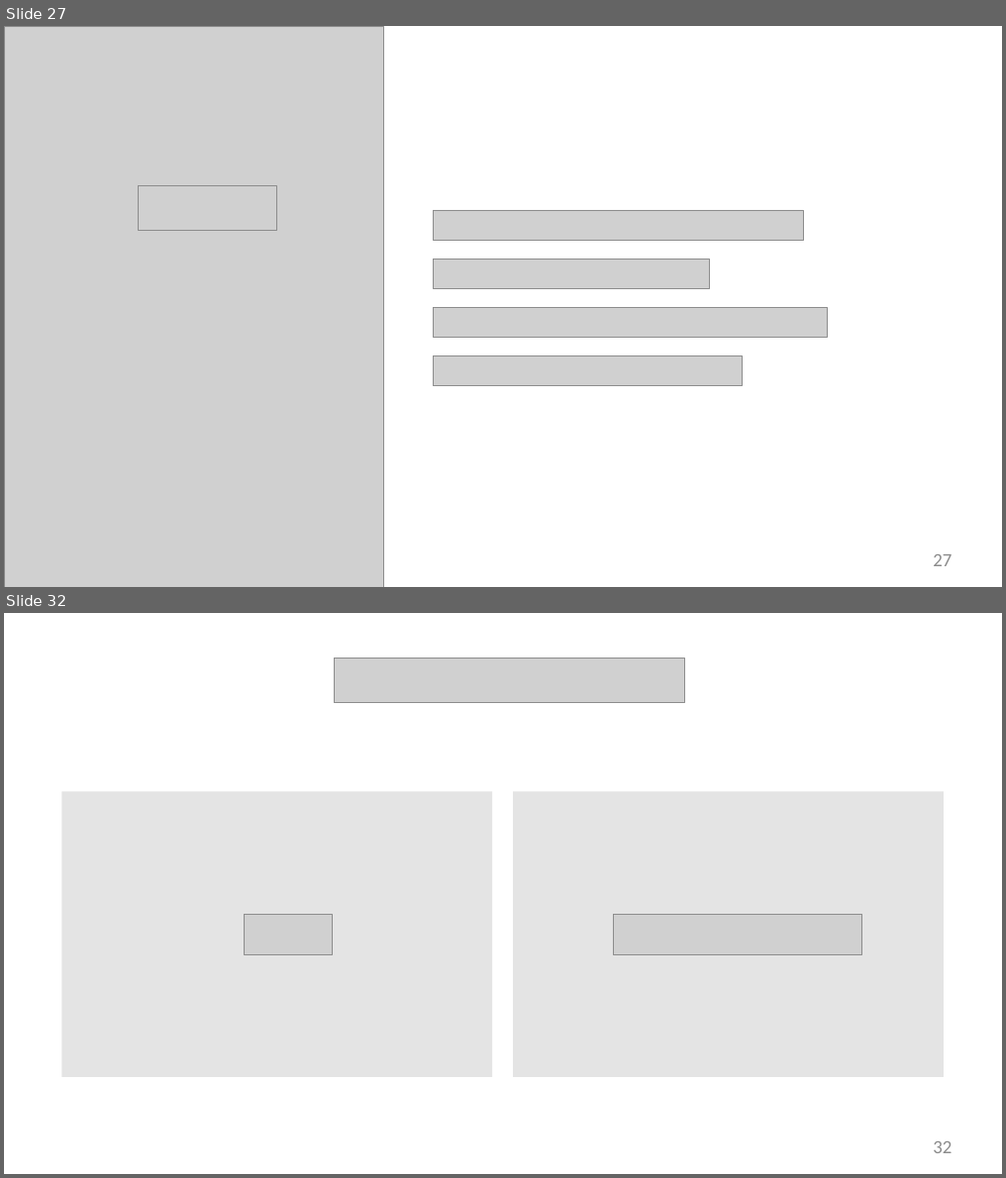
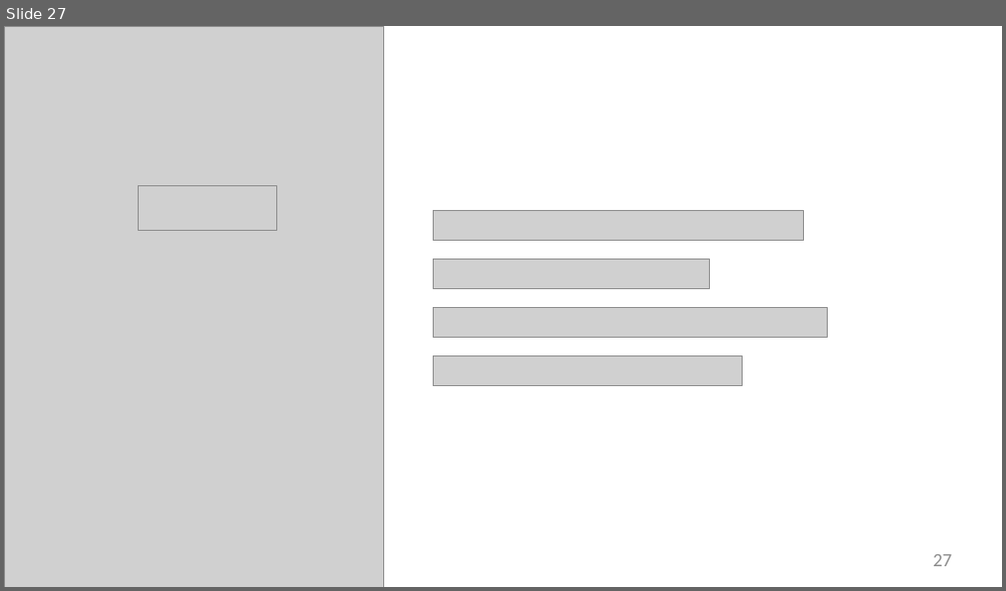
Before and after one commit to StevenJoseph19/Cloud-Computing, a slide deck: Day 5/Slides/3. Backing Up Volumes/backing-up-volumes-slides.pptx. Shown one above the other, each under a label of ours: slides 27 and 32 before the commit, slide 27 after it; the slides between them are not shown. The pictures are 1006x1178 and 1006x591 pixels, drawn with LibreOffice and Linux fonts; fonts in the diff are those of the drawing; grey boxes stand for pictures; background and template pictures are left out. Boxes give left, top, right and bottom in pixels: in the first picture for what was removed or moved away, otherwise in the second. Text is boxed around its words. In the diff, an @@ line names an element or a change of style, - is before the commit and + after.

```diff
--- a/Day 5/Slides/3. Backing Up Volumes/backing-up-volumes-slides.pptx
+++ b/Day 5/Slides/3. Backing Up Volumes/backing-up-volumes-slides.pptx
@@ slide 32 removed at (4, 613, 1002, 1174), background #FFFFFF @@
@@ picture removed at (334, 658, 684, 703) @@
@@ freeform shape removed at (61, 792, 492, 1078) @@
@@ freeform shape removed at (513, 792, 944, 1078) @@
@@ picture removed at (245, 915, 332, 955) @@
@@ picture removed at (614, 915, 862, 955) @@
@@ page number removed at (933, 1142, 951, 1154) @@
-32
```
Also in this commit, not shown: 2 slides changed, 3 slides added, 10 other slides removed.
